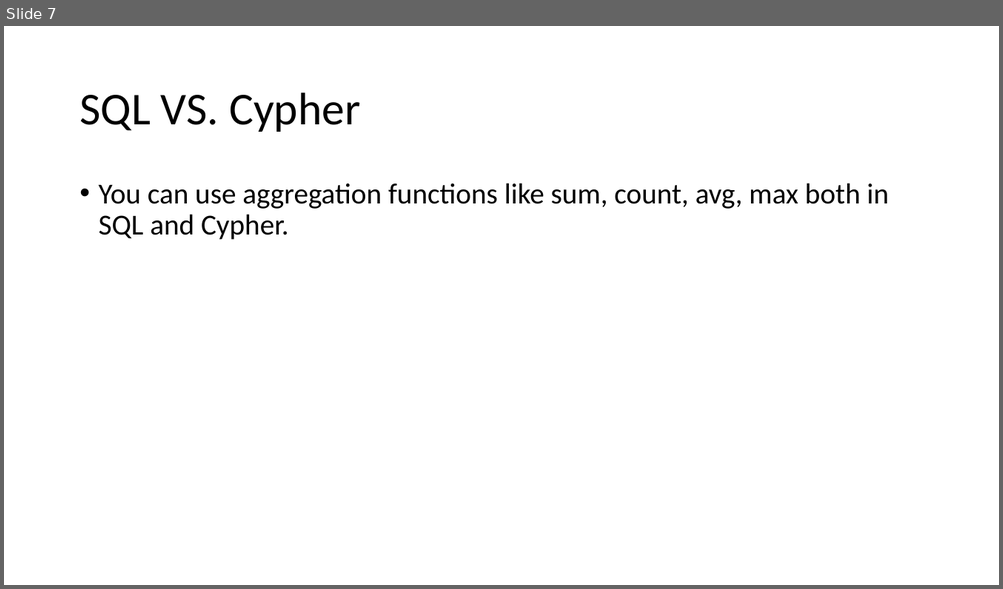
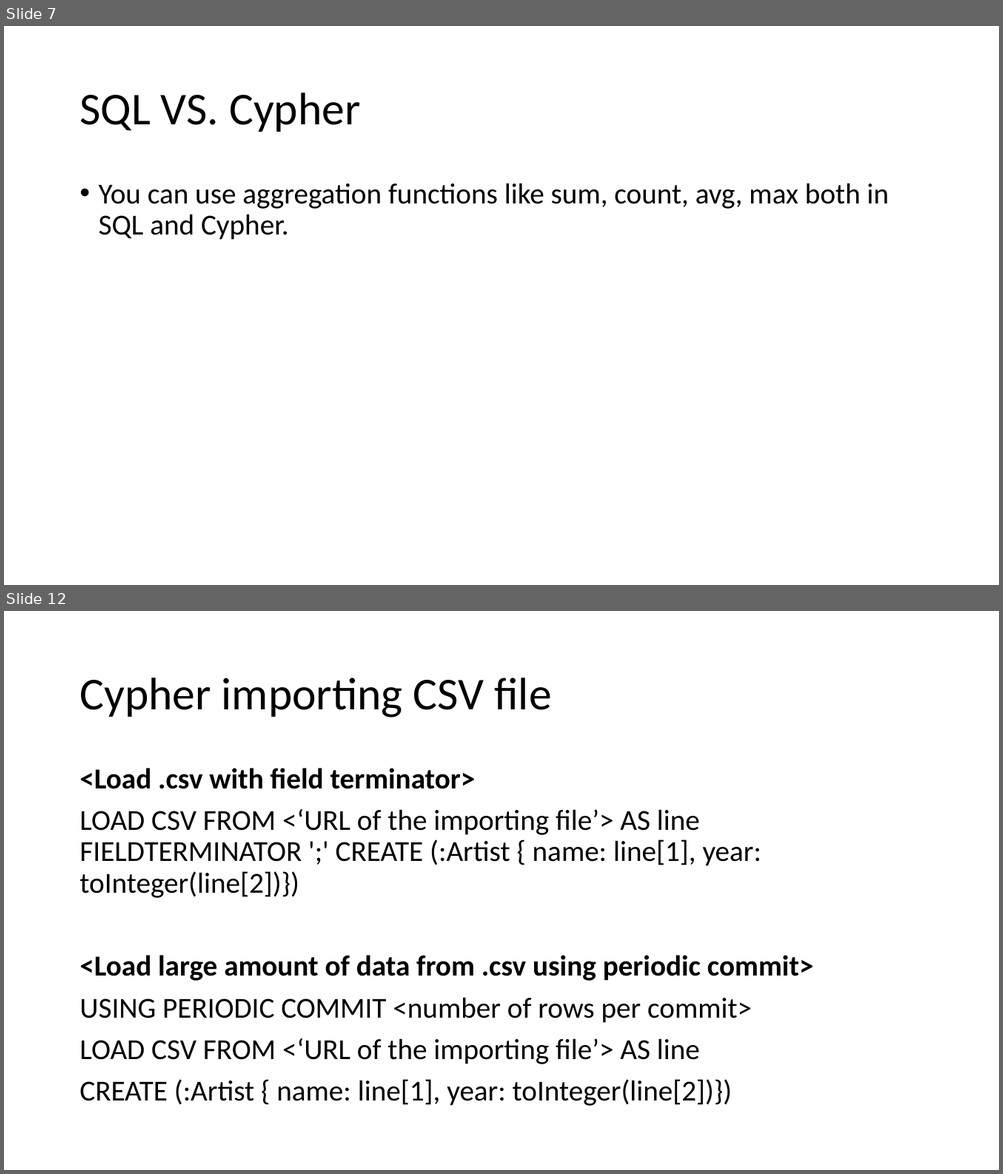
Before and after one commit to folowpig/neo4j-javascript, a slide deck: neo4j note.pptx. Shown one above the other, each under a label of ours: slide 7 before the commit, slides 7 and 12 after it; the slides between them are not shown. The pictures are 1003x589 and 1003x1174 pixels, drawn with LibreOffice and Linux fonts; fonts in the diff are those of the drawing. Boxes give left, top, right and bottom in pixels: in the first picture for what was removed or moved away, otherwise in the second. Text is boxed around its words. In the diff, an @@ line names an element or a change of style, - is before the commit and + after.

```diff
--- a/neo4j note.pptx
+++ b/neo4j note.pptx
@@ slide 12 added at bbox=[4, 611, 999, 1170], background #FFFFFF @@
@@ title added at bbox=[79, 678, 551, 718], 44 pt, text #000000 @@
+Cypher importing CSV file
@@ text added at bbox=[79, 768, 814, 1106], 28 pt, text #000000 @@
+<Load .csv with field terminator>
+LOAD CSV FROM <‘URL of the importing file’> AS line FIELDTERMINATOR ';' CREATE (:Artist { name: line[1], year: toInteger(line[2])})
+<Load large amount of data from .csv using periodic commit>
+USING PERIODIC COMMIT <number of rows per commit>
+LOAD CSV FROM <‘URL of the importing file’> AS line
+CREATE (:Artist { name: line[1], year: toInteger(line[2])})
```
Also in this commit, not shown: 6 other slides added, 1 other file.
